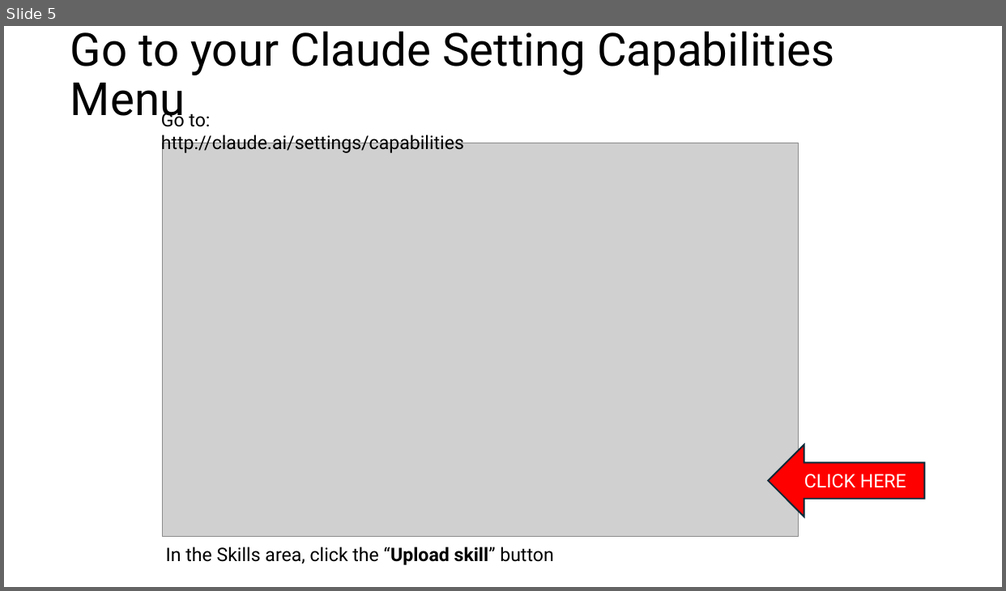
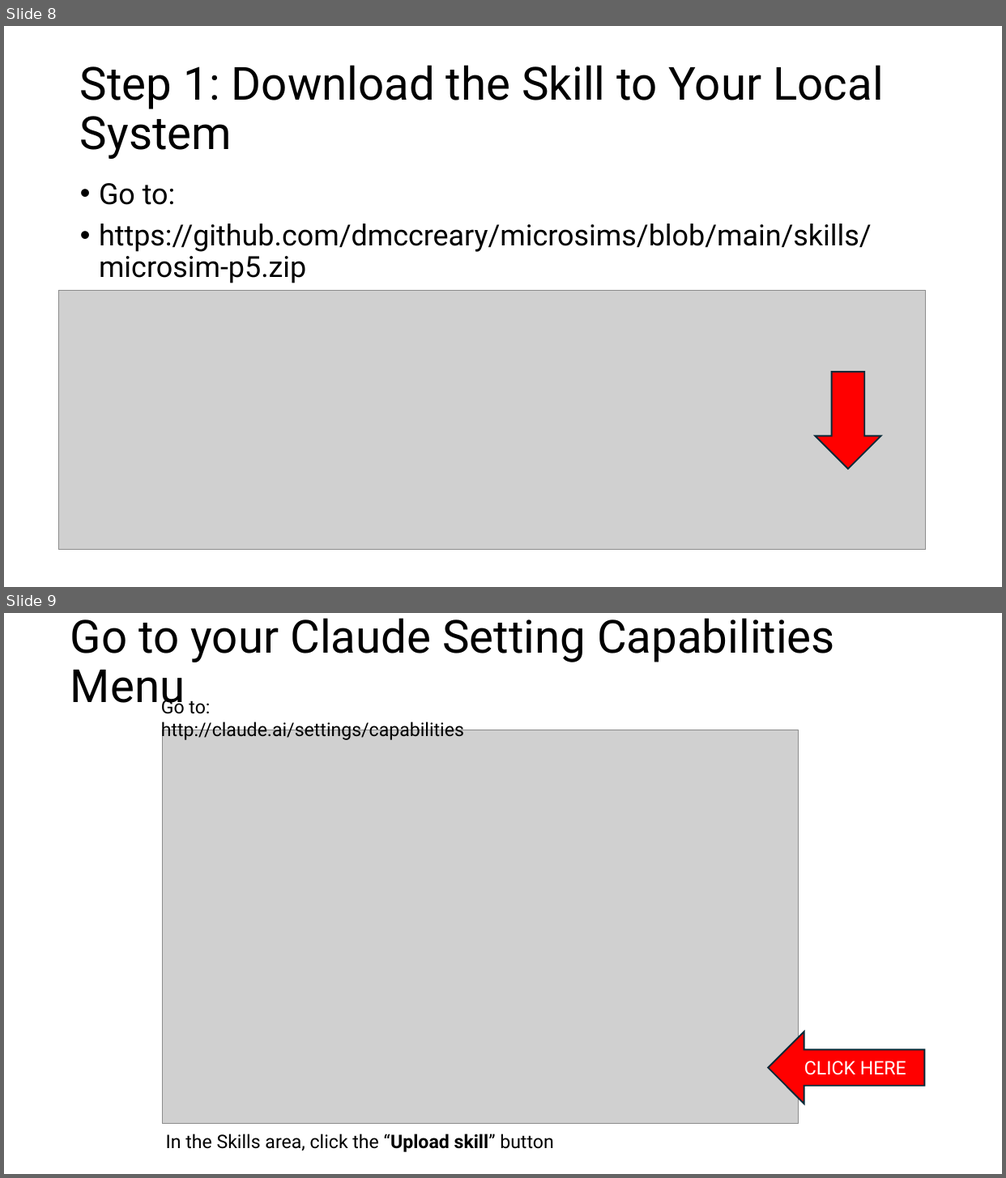
Before and after one commit to dmccreary/microsims, a slide deck: slides/Using-Claude-Skill-to-Generate-MicroSims.pptx. Shown one above the other, each under a label of ours: slide 5 before the commit, slides 8 and 9 after it. The pictures are 1006x591 and 1006x1178 pixels, drawn with LibreOffice and Linux fonts; fonts in the diff are those of the drawing; grey boxes stand for pictures. Boxes give left, top, right and bottom in pixels: in the first picture for what was removed or moved away, otherwise in the second. Text is boxed around its words. In the diff, an @@ line names an element or a change of style, - is before the commit and + after.

```diff
--- a/slides/Using-Claude-Skill-to-Generate-MicroSims.pptx
+++ b/slides/Using-Claude-Skill-to-Generate-MicroSims.pptx
@@ slide 8 added at (x1=4, y1=26, x2=1002, y2=587), background #FFFFFF @@
@@ title added at (x1=80, y1=65, x2=883, y2=159), 44 pt, text #000000 @@
+Step 1: Download the Skill to Your Local System
@@ text added at (x1=99, y1=183, x2=872, y2=284), 28 pt, text #000000 @@
+• Go to:
+• https://github.com/dmccreary/microsims/blob/main/skills/microsim-p5.zip
@@ picture added at (x1=58, y1=290, x2=926, y2=550) @@
@@ down arrow added at (x1=816, y1=372, x2=881, y2=469), fill #FF0000, outline #092A39 1.5 pt @@
@@ what was slide 5 is now slide 9 @@
```
Also in this commit, not shown: 5 slides changed, 32 other slides added, 1 slide removed, 2 other files.
